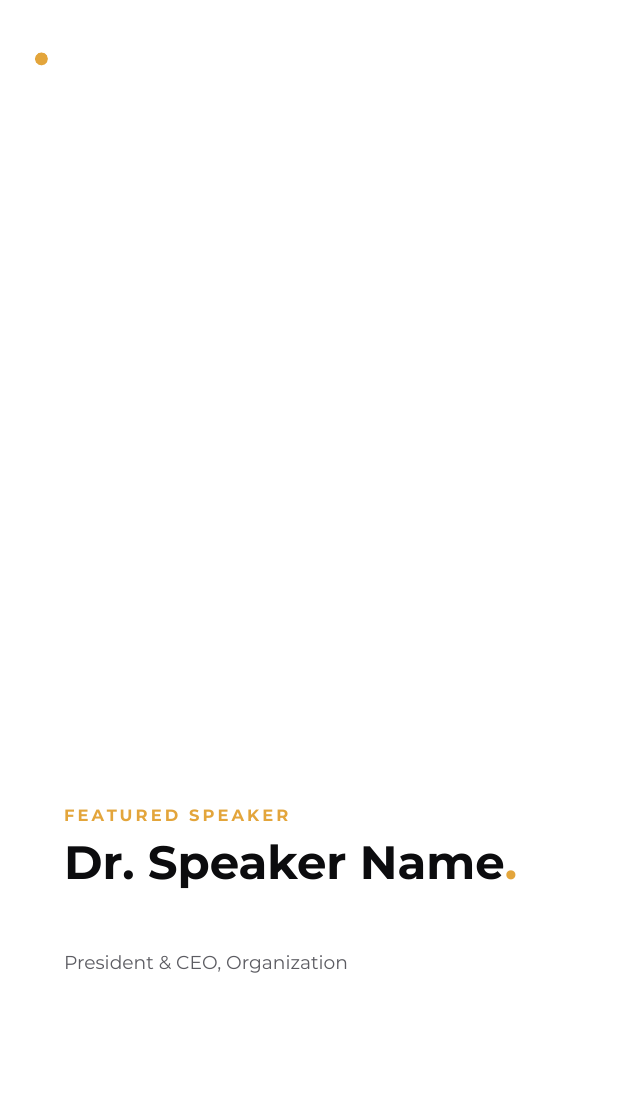
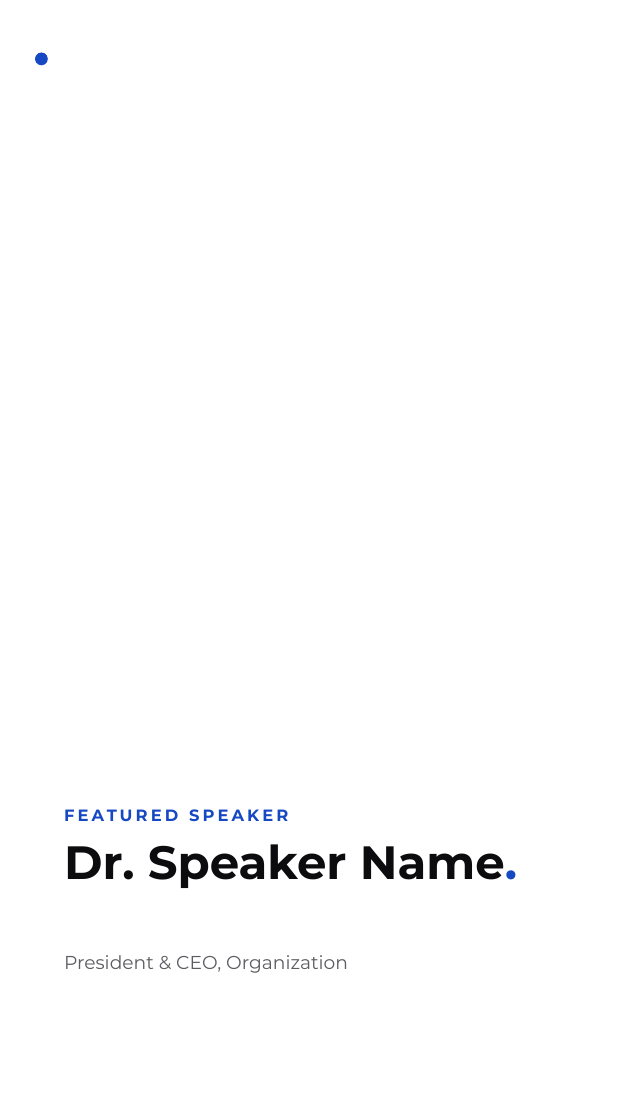
Before and after one commit to Okidoki9903/canva-templates, a slide deck: slide 3 of templates/05-speakers.pptx. Drawn at 630x1120 pixels with LibreOffice and Linux fonts; fonts in the diff are those of the drawing; background and template pictures are left out. Boxes give left, top, right and bottom in pixels: in the first picture for what was removed or moved away, otherwise in the second. Text is boxed around its words. In the diff, an @@ line names an element or a change of style, - is before the commit and + after.

```diff
--- a/templates/05-speakers.pptx
+++ b/templates/05-speakers.pptx
@@ rounded rectangle at [35, 53, 48, 66]: fill #E3A53B to #1648C4 @@
@@ text "FEATURED SPEAKER" at [64, 809, 288, 821]: text colour #E3A53B to #1648C4 @@
@@ text "Dr. Speaker Name." at [64, 844, 517, 888]: text colour #E3A53B to #1648C4 in "Name." @@
```
Also in this commit, not shown: 3 other slides changed, 38 other files.
